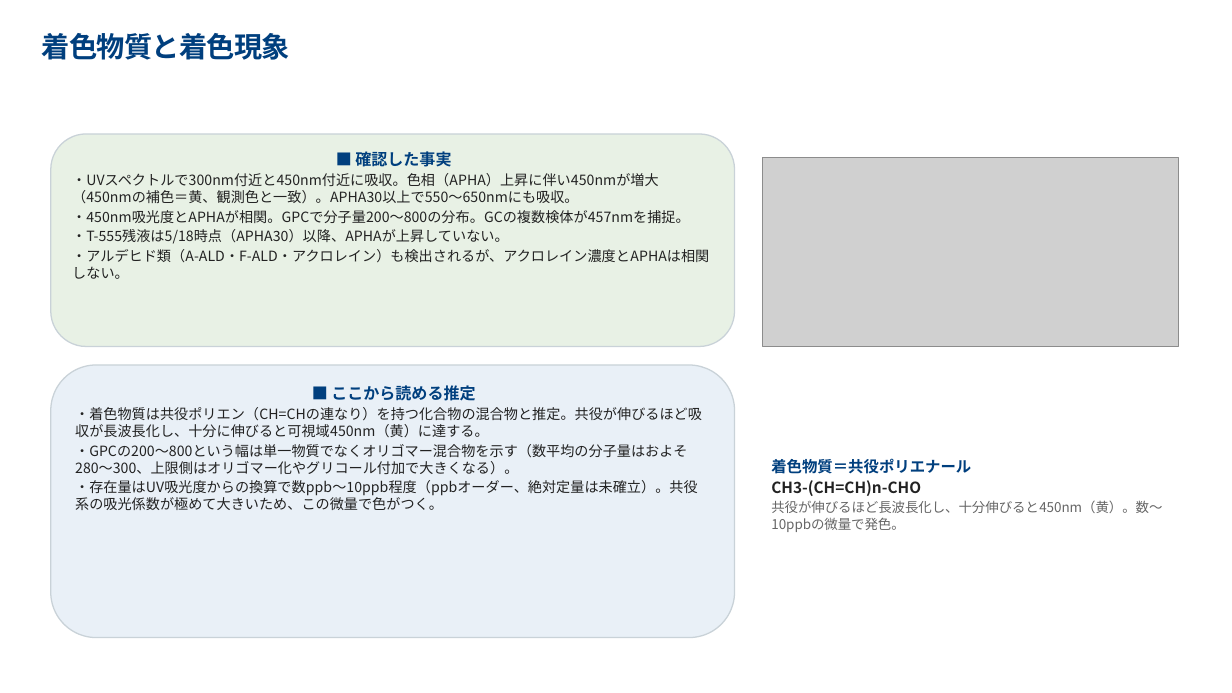
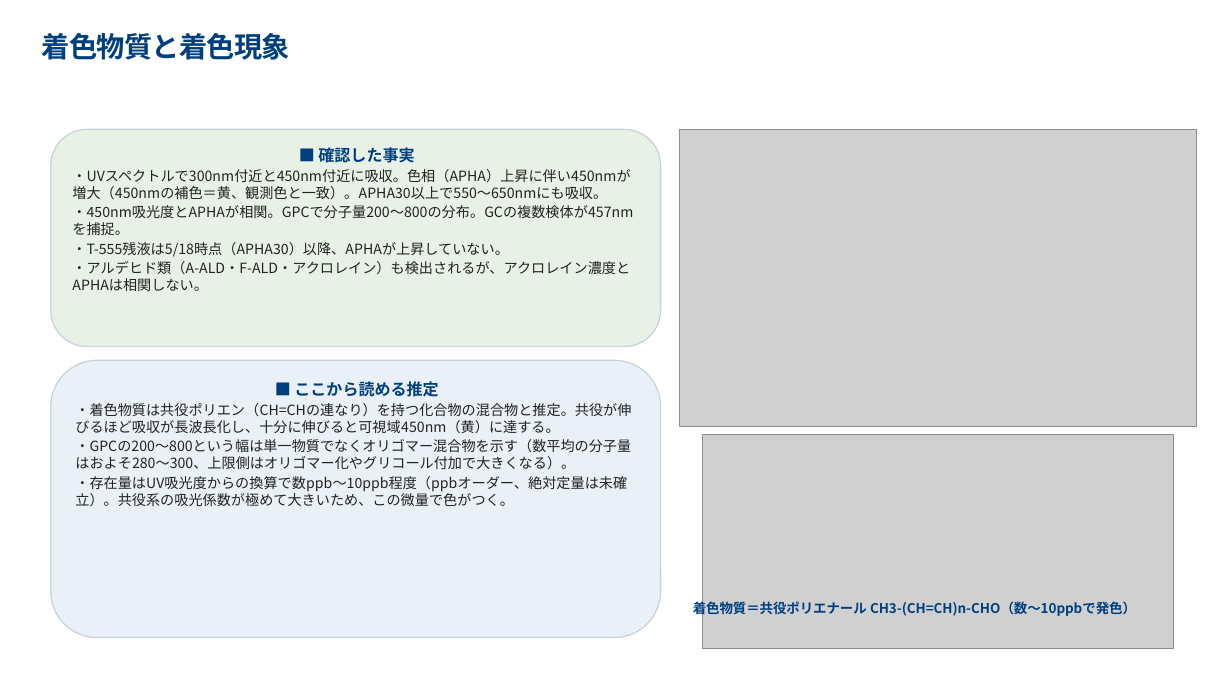
Before and after one commit to hiraoyosa-sys/Base, a slide deck: slide 3 of outputs/製品DEG色相悪化_対策会議.pptx. Drawn at 1232x693 pixels with LibreOffice and Linux fonts; fonts in the diff are those of the drawing; grey boxes stand for pictures. Boxes give left, top, right and bottom in pixels: in the first picture for what was removed or moved away, otherwise in the second. Text is boxed around its words. In the diff, an @@ line names an element or a change of style, - is before the commit and + after.

```diff
--- a/outputs/製品DEG色相悪化_対策会議.pptx
+++ b/outputs/製品DEG色相悪化_対策会議.pptx
@@ rounded rectangle "■ 確認した事実": place and size @@
-rounded rectangle "■ 確認した事実" at [51,134,735,347]
+rounded rectangle "■ 確認した事実" at [51,129,661,347]
@@ picture: place and size @@
-picture at [762,157,1178,347]
+picture at [679,129,1197,426]
@@ rounded rectangle "■ ここから読める推定": place and size @@
-rounded rectangle "■ ここから読める推定" at [51,365,735,638]
+rounded rectangle "■ ここから読める推定" at [51,360,661,638]
@@ picture added at [702,434,1174,649] @@
@@ text at [693,599,1136,617]: text changed; text colour #666666 to #003F7E; bold on @@
-着色物質＝共役ポリエナール
-CH3-(CH=CH)n-CHO
-共役が伸びるほど長波長化し、十分伸びると450nm（黄）。数〜10ppbの微量で発色。
+着色物質＝共役ポリエナール CH3-(CH=CH)n-CHO（数〜10ppbで発色）
```
Also in this commit, not shown: 5 other slides changed, 1 slide added, 6 other files.
